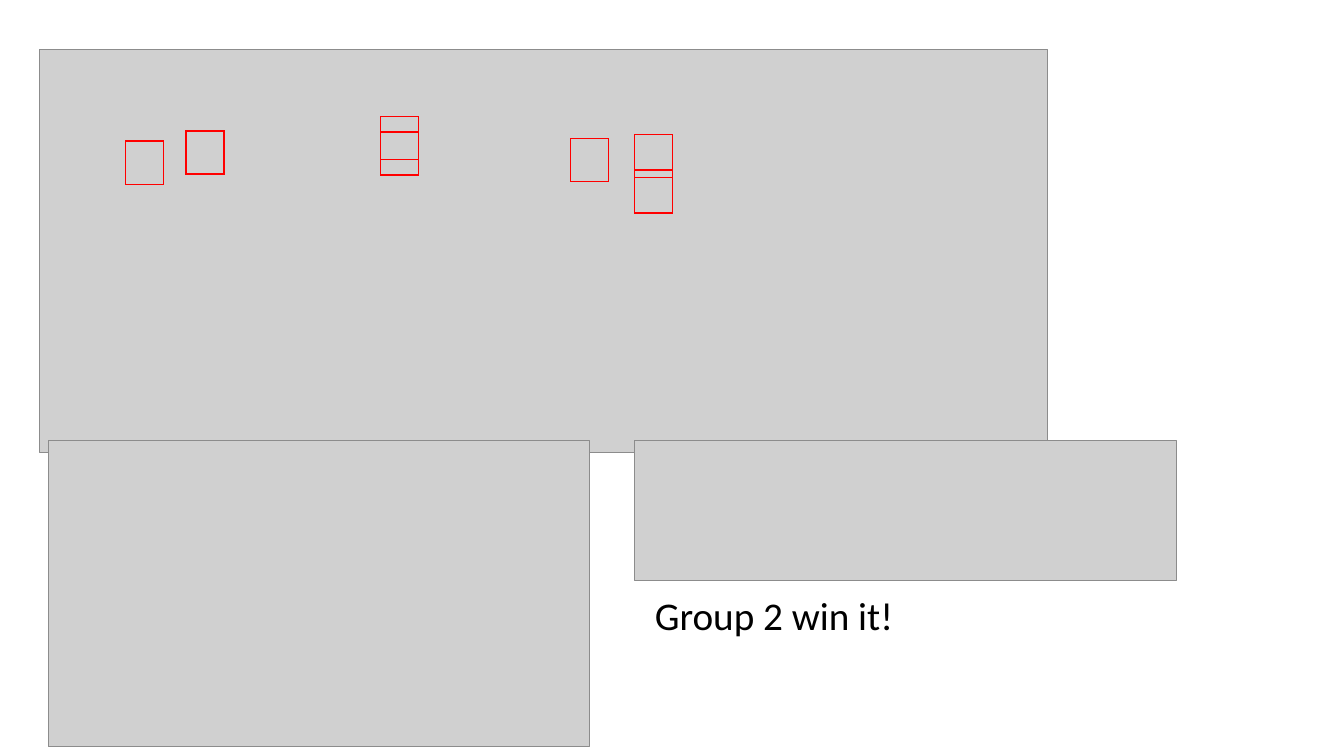
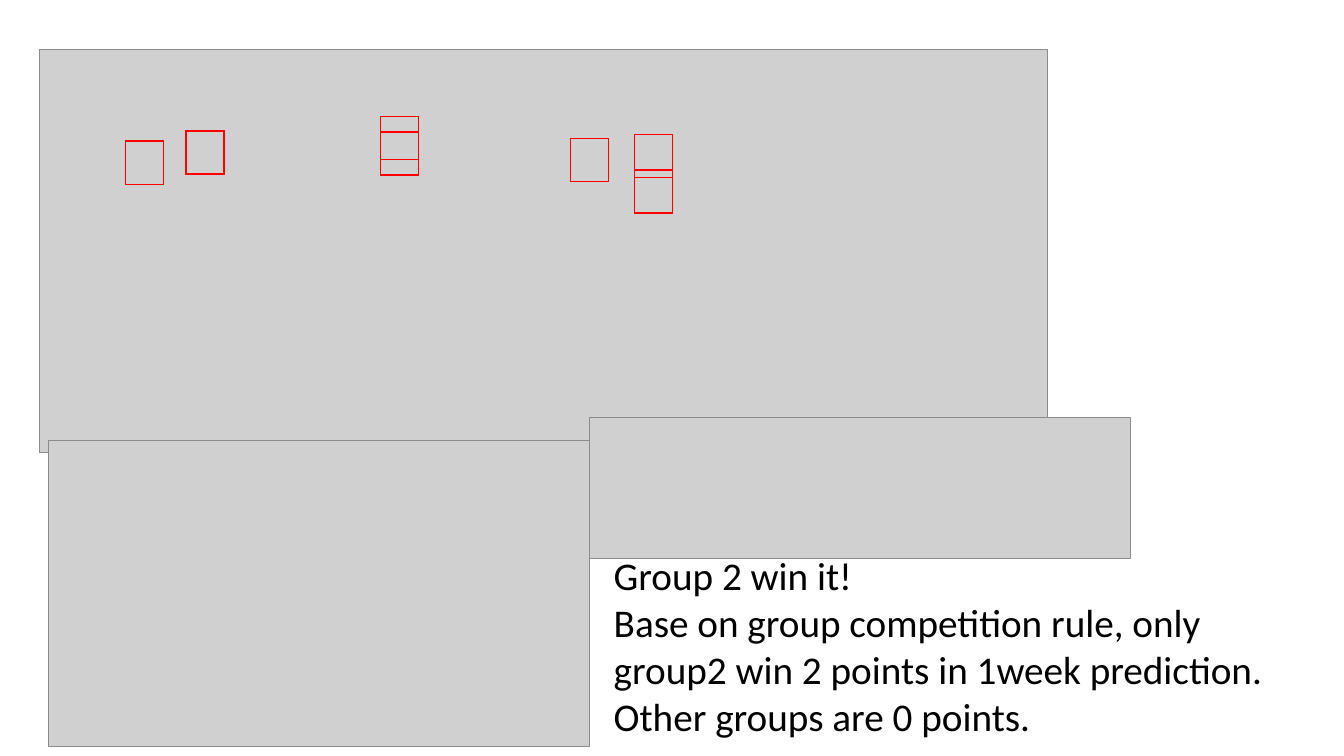
Before and after one commit to HAS-Tools-Fall2021/homework-xingyuzhang95, a slide deck: slide 3 of forecast_evaluation_wk12.pptx (slide 2 before the commit). Drawn at 1344x756 pixels with LibreOffice and Linux fonts; fonts in the diff are those of the drawing; grey boxes stand for pictures. Boxes give left, top, right and bottom in pixels: in the first picture for what was removed or moved away, otherwise in the second. Text is boxed around its words. In the diff, an @@ line names an element or a change of style, - is before the commit and + after.

```diff
--- a/forecast_evaluation_wk12.pptx
+++ b/forecast_evaluation_wk12.pptx
@@ picture: place and size @@
-picture at [635, 441, 1177, 582]
+picture at [590, 417, 1131, 559]
@@ text "Group 2 win it!": place and size @@
-text "Group 2 win it!" at [655, 603, 893, 637]
+text "Group 2 win it!" at [614, 557, 1262, 738]
@@ text at [614, 609, 1262, 738]: paragraphs added @@
+Base on group competition rule, only group2 win 2 points in 1week prediction.
+Other groups are 0 points.
```
Also in this commit, not shown: 2 other slides changed, 1 slide added, 1 slide removed, 2 other files.
